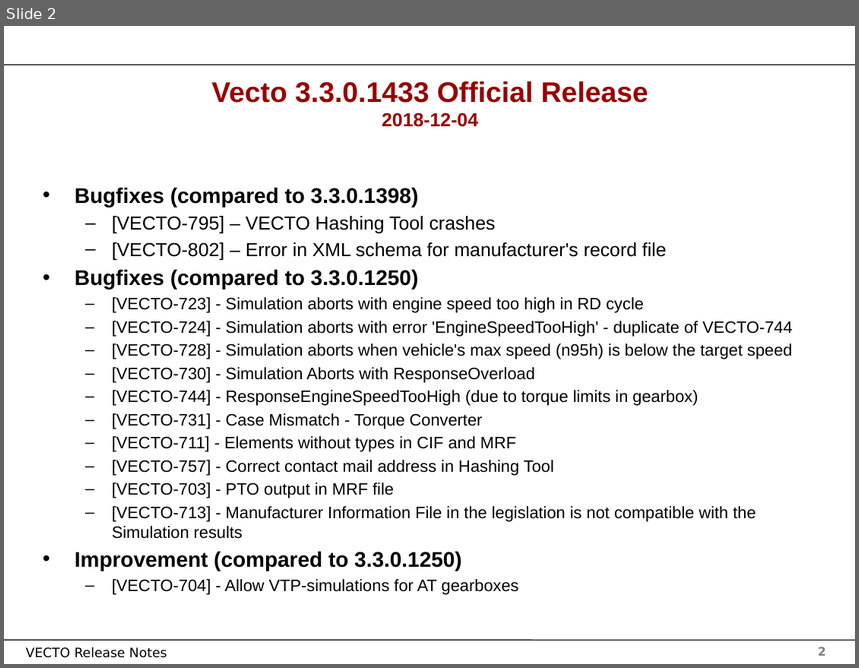
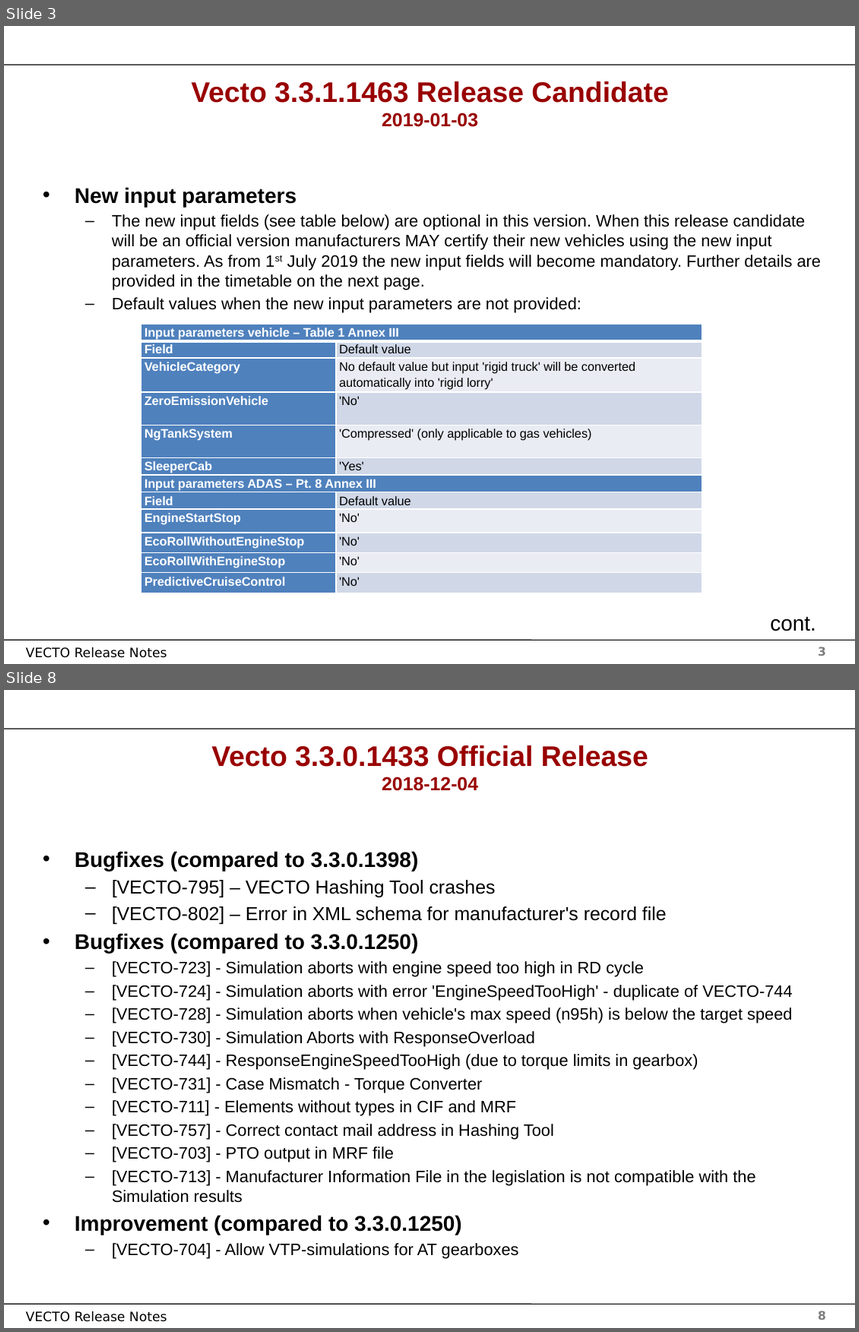
Before and after one commit to tanawadeatharva/BharatVECTO, a slide deck: Documentation/User Manual Source/Release Notes Vecto3.x.pptx. Shown one above the other, each under a label of ours: slide 2 before the commit, slides 3 and 8 after it; the slides between them are not shown. The pictures are 859x668 and 859x1332 pixels, drawn with LibreOffice and Linux fonts; fonts in the diff are those of the drawing; background and template pictures are left out. Boxes give left, top, right and bottom in pixels: in the first picture for what was removed or moved away, otherwise in the second. Text is boxed around its words. In the diff, an @@ line names an element or a change of style, - is before the commit and + after.

```diff
--- a/Documentation/User Manual Source/Release Notes Vecto3.x.pptx
+++ b/Documentation/User Manual Source/Release Notes Vecto3.x.pptx
@@ slide 3 added at [4,26,855,664], background #FFFFFF; not listed: 4 template elements that a slide beside it also shows @@
@@ title added at [191,81,668,127], 24 pt, text #990000, bold @@
+Vecto 3.3.1.1463 Release Candidate
+2019-01-03
@@ text added at [75,187,821,313], 14 pt, text #000000 @@
+• New input parameters
+  – The new input fields (see table below) are optional in this version. When this release candidate will be an official version manufacturers MAY certify their new vehicles using the new input parameters. As from 1st July 2019 the new input fields will become mandatory. Further details are provided in the timetable on the next page.
+  – Default values when the new input parameters are not provided:
@@ table added at [141,324,702,593], 12 rows, 2 columns @@
+Input parameters vehicle – Table 1 Annex III | 
+Field | Default value
+VehicleCategory | No default value but input 'rigid truck' will be converted automatically into 'rigid lorry'
+ZeroEmissionVehicle | 'No'
+NgTankSystem | 'Compressed' (only applicable to gas vehicles)
+SleeperCab | 'Yes'
+Input parameters ADAS – Pt. 8 Annex III | 
+Field | Default value
+EngineStartStop | 'No'
+EcoRollWithoutEngineStop | 'No'
+EcoRollWithEngineStop | 'No'
+PredictiveCruiseControl | 'No'
@@ text added at [770,617,816,632], 18 pt, text #000000 @@
+cont.
@@ what was slide 2 is now slide 8 @@
@@ page number at [818,1311,826,1320]: text changed @@
-2
+8
```
Also in this commit, not shown: 1 slide changed, 5 other slides added, 19 other files.
